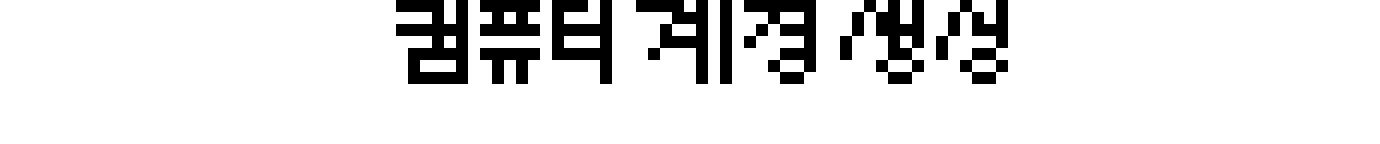
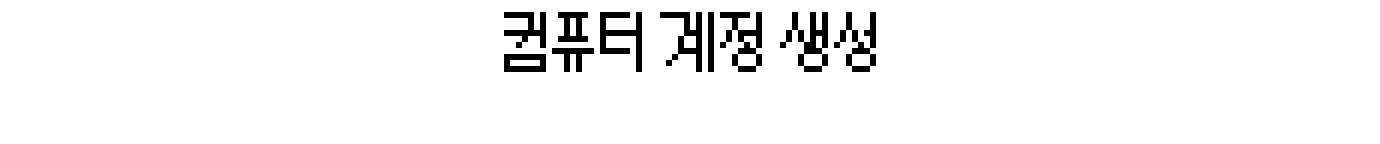
Comparing the layer stacks of the two 1380×144 images. Changes:
painted on "Korean" over <box>396,0,1008,84</box>
